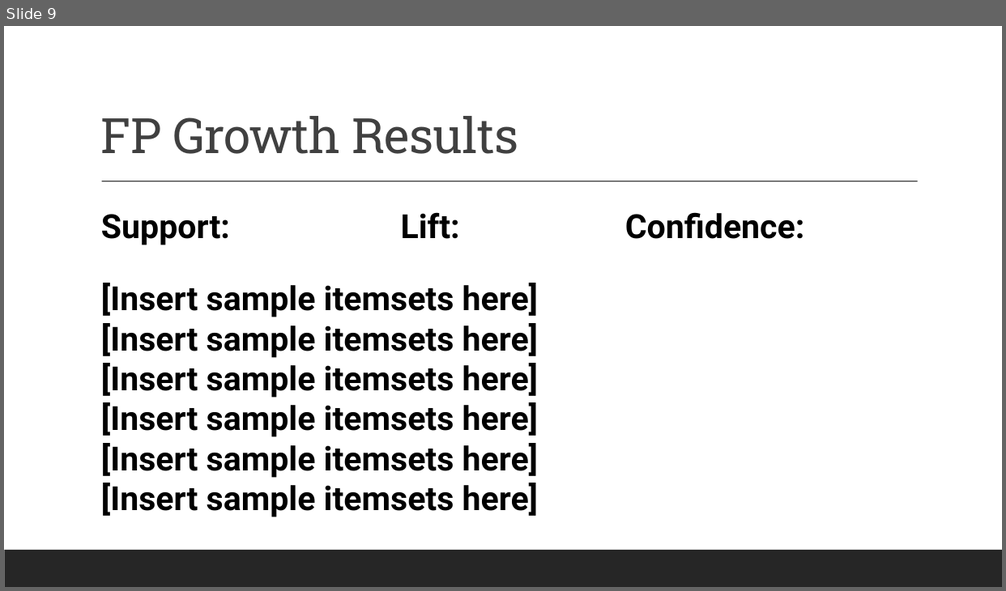
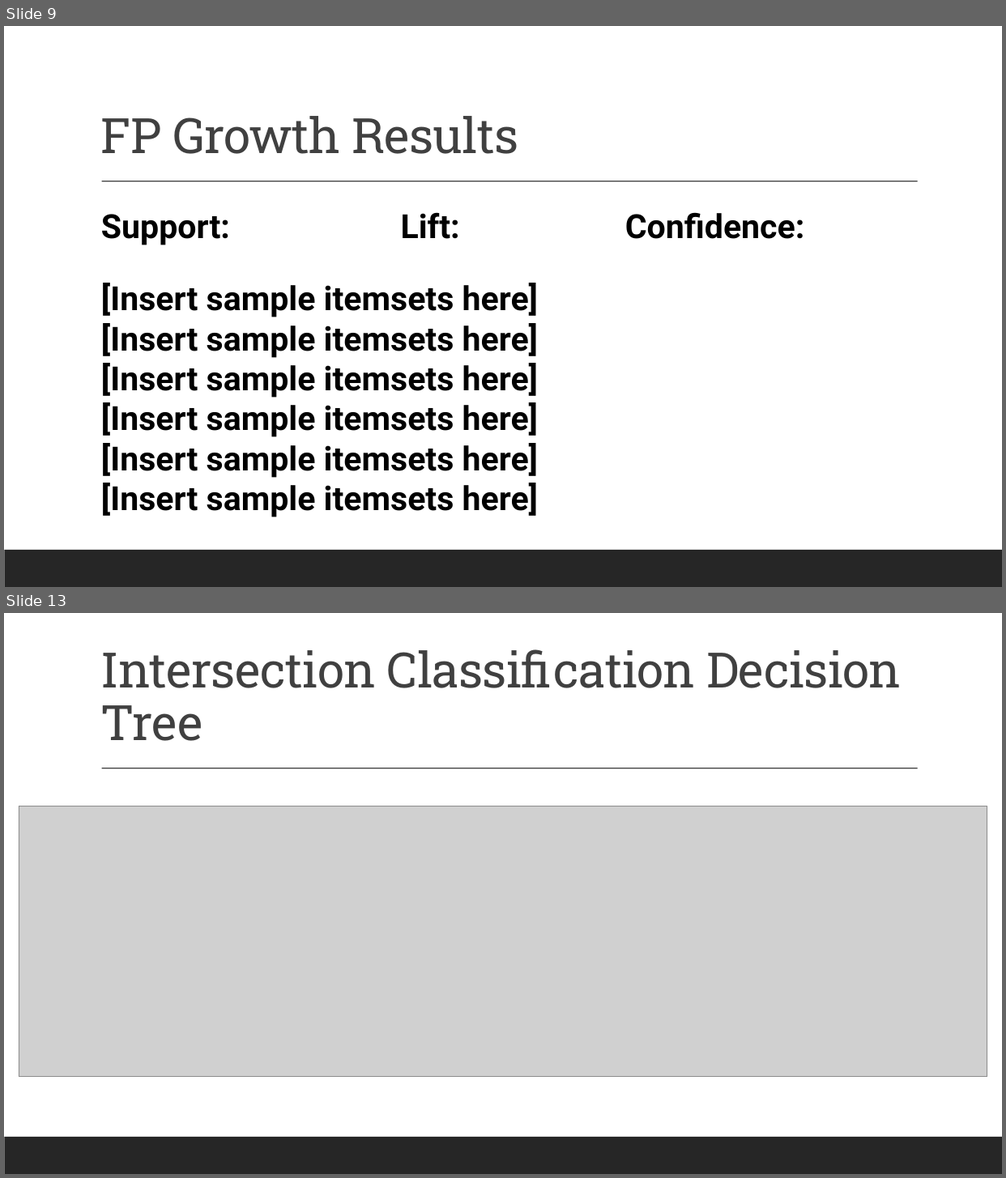
Before and after one commit to siegfrkn/csci5502-datamining-summer2022-group17, a slide deck: Group17_AnalysisOfTheEffectsOfRegulationOnRailroadSafety_Part6.pptx. Shown one above the other, each under a label of ours: slide 9 before the commit, slides 9 and 13 after it; the slides between them are not shown. The pictures are 1006x591 and 1006x1178 pixels, drawn with LibreOffice and Linux fonts; fonts in the diff are those of the drawing; grey boxes stand for pictures. Boxes give left, top, right and bottom in pixels: in the first picture for what was removed or moved away, otherwise in the second. Text is boxed around its words. In the diff, an @@ line names an element or a change of style, - is before the commit and + after.

```diff
--- a/Group17_AnalysisOfTheEffectsOfRegulationOnRailroadSafety_Part6.pptx
+++ b/Group17_AnalysisOfTheEffectsOfRegulationOnRailroadSafety_Part6.pptx
@@ slide 13 added at [4, 613, 1002, 1174], background #FFFFFF; not listed: 2 template elements that a slide beside it also shows @@
@@ title added at [101, 649, 901, 741], 47 pt, text #404040 @@
+Intersection Classification Decision Tree
@@ picture added at [19, 806, 987, 1077] @@
```
Also in this commit, not shown: 5 other slides added.
